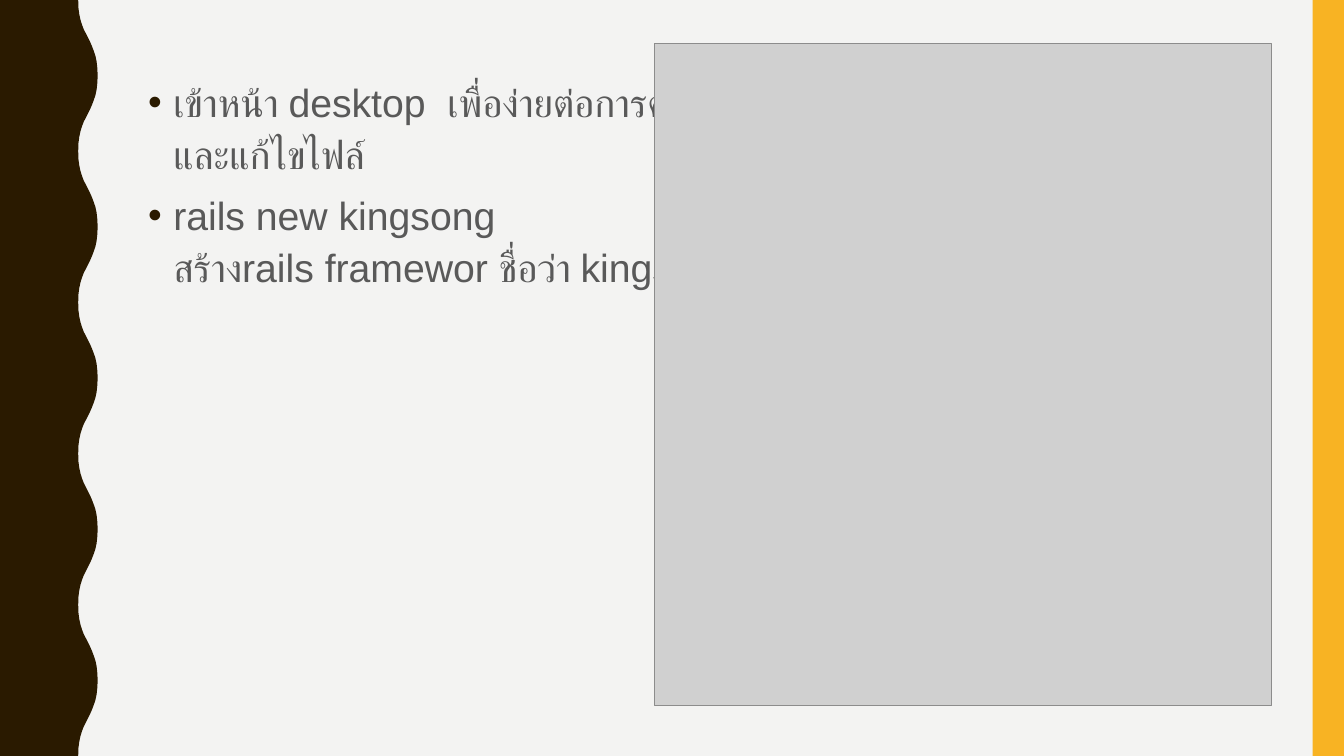
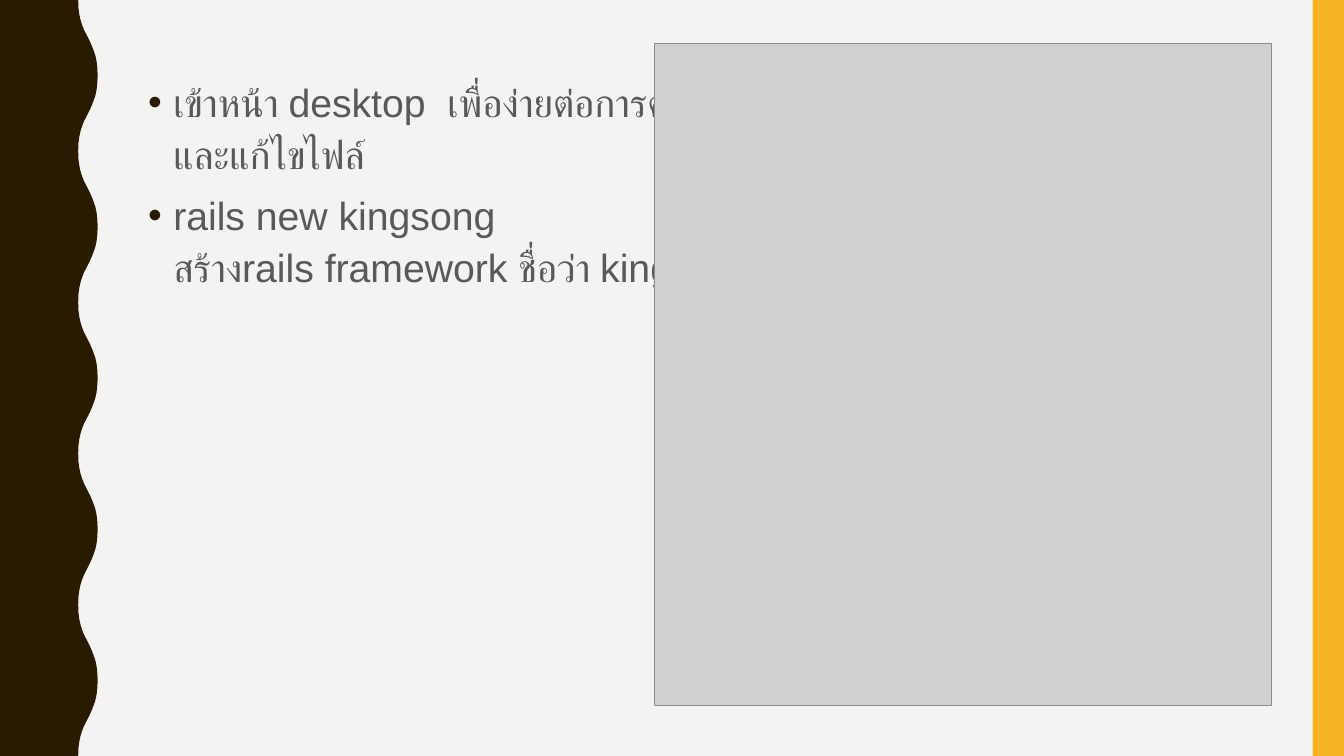
Before and after one commit to Suthaporn/interview_rails, a slide deck: slide 2 of present.pptx. Drawn at 1344x756 pixels with LibreOffice and Linux fonts; fonts in the diff are those of the drawing; grey boxes stand for pictures. Boxes give left, top, right and bottom in pixels: in the first picture for what was removed or moved away, otherwise in the second. Text is boxed around its words. In the diff, an @@ line names an element or a change of style, - is before the commit and + after.

```diff
--- a/present.pptx
+++ b/present.pptx
@@ text at [173,201,757,290]: text changed @@
-• rails new kingsong
-  สร้างrails framewor ชื่อว่า kingsong
+• rails new kingsong
+  สร้างrails framework ชื่อว่า kingsong
```
Also in this commit, not shown: 6 other slides changed.
